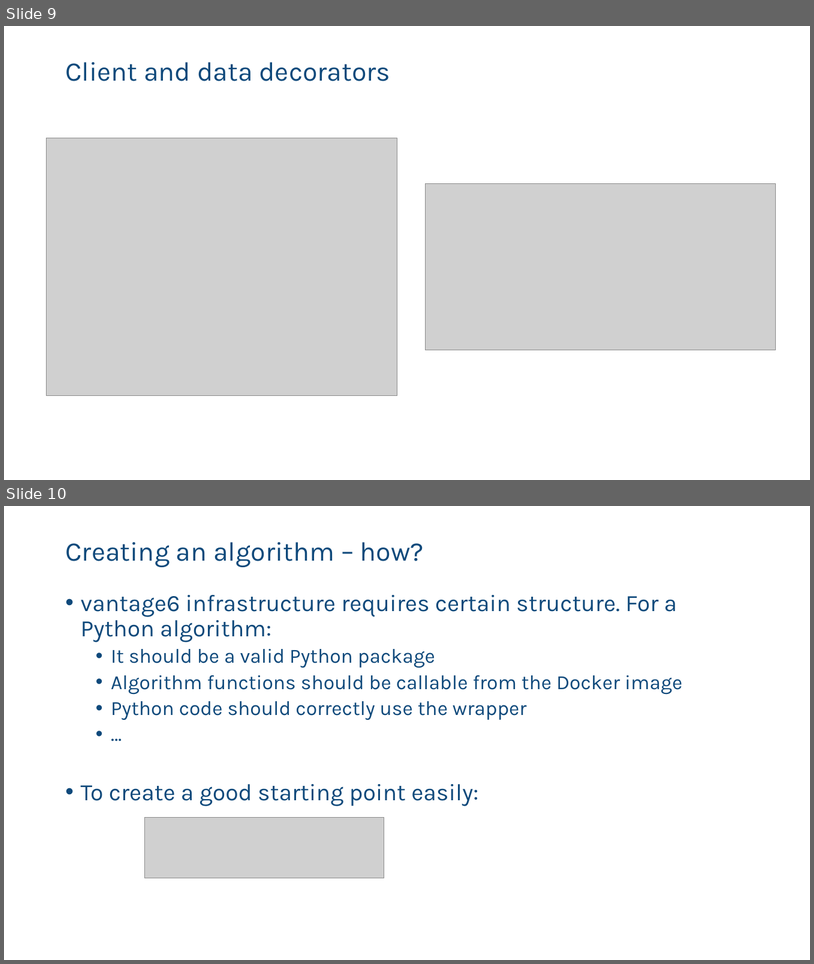
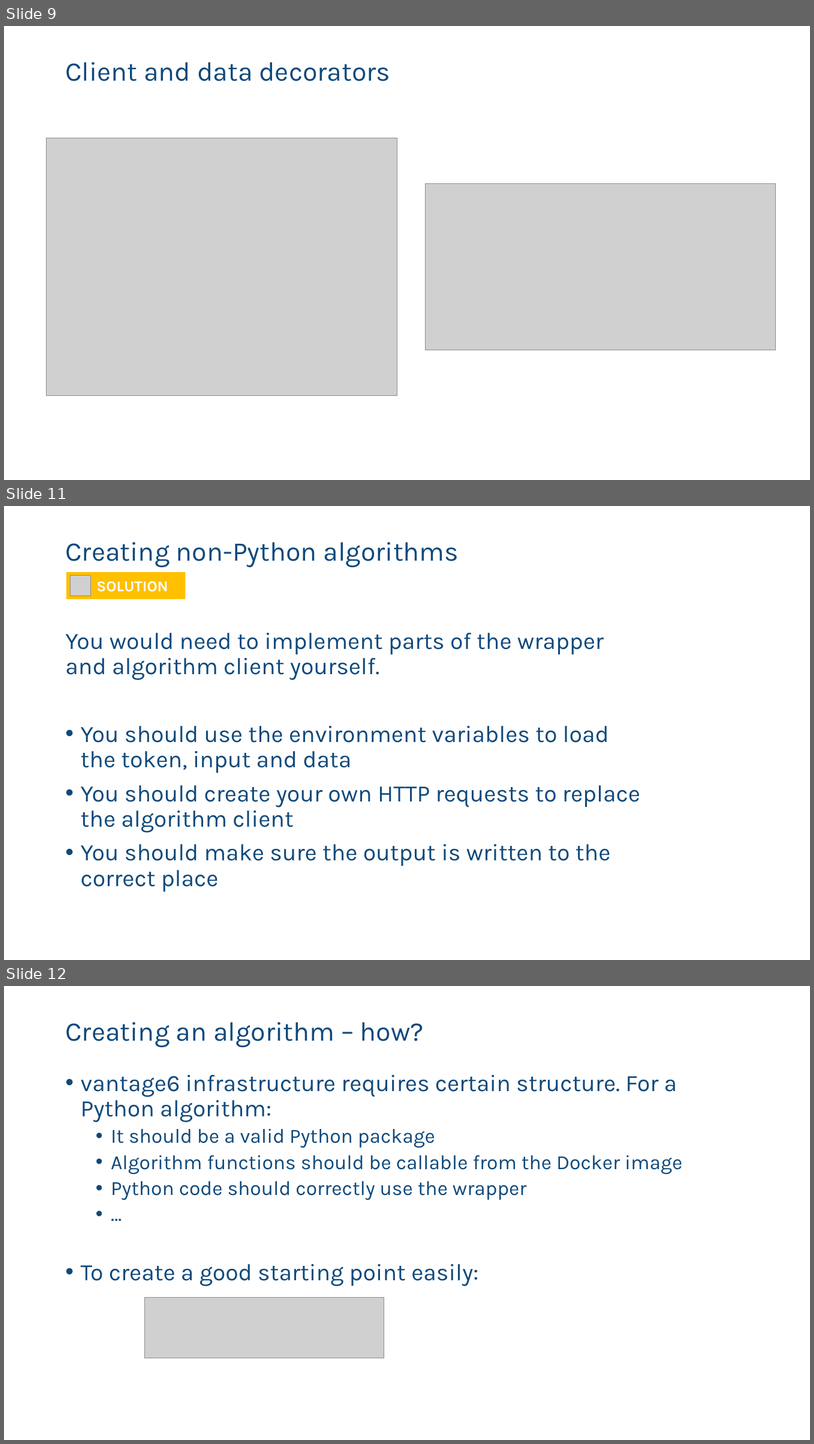
Before and after one commit to vantage6/vantage6-workshop, a slide deck: slides/chapter7_algorithm_development.pptx. Shown one above the other, each under a label of ours: slides 9 and 10 before the commit, slides 9, 11 and 12 after it; the slides between them are not shown. The pictures are 814x964 and 814x1444 pixels, drawn with LibreOffice and Linux fonts; fonts in the diff are those of the drawing; grey boxes stand for pictures; background and template pictures are left out. Boxes give left, top, right and bottom in pixels: in the first picture for what was removed or moved away, otherwise in the second. Text is boxed around its words. In the diff, an @@ line names an element or a change of style, - is before the commit and + after.

```diff
--- a/slides/chapter7_algorithm_development.pptx
+++ b/slides/chapter7_algorithm_development.pptx
@@ slide 11 added at [4,506,810,960], background #FFFFFF @@
@@ title added at [65,542,459,567], 32 pt, text #0F497B @@
+Creating non-Python algorithms
@@ rectangle added at [66,572,185,599], fill #FFC000 @@
@@ picture added at [71,576,91,596] @@
@@ text added at [96,581,168,592], 18 pt, text #FFFFFF, bold @@
+SOLUTION
@@ text added at [65,633,641,892], 28 pt, text #0F497B @@
+You would need to implement parts of the wrapper and algorithm client yourself.
+• You should use the environment variables to load the token, input and data
+• You should create your own HTTP requests to replace the algorithm client
+• You should make sure the output is written to the correct place
@@ what was slide 10 is now slide 12 @@
```
Also in this commit, not shown: 7 slides changed, 1 other slide added.
